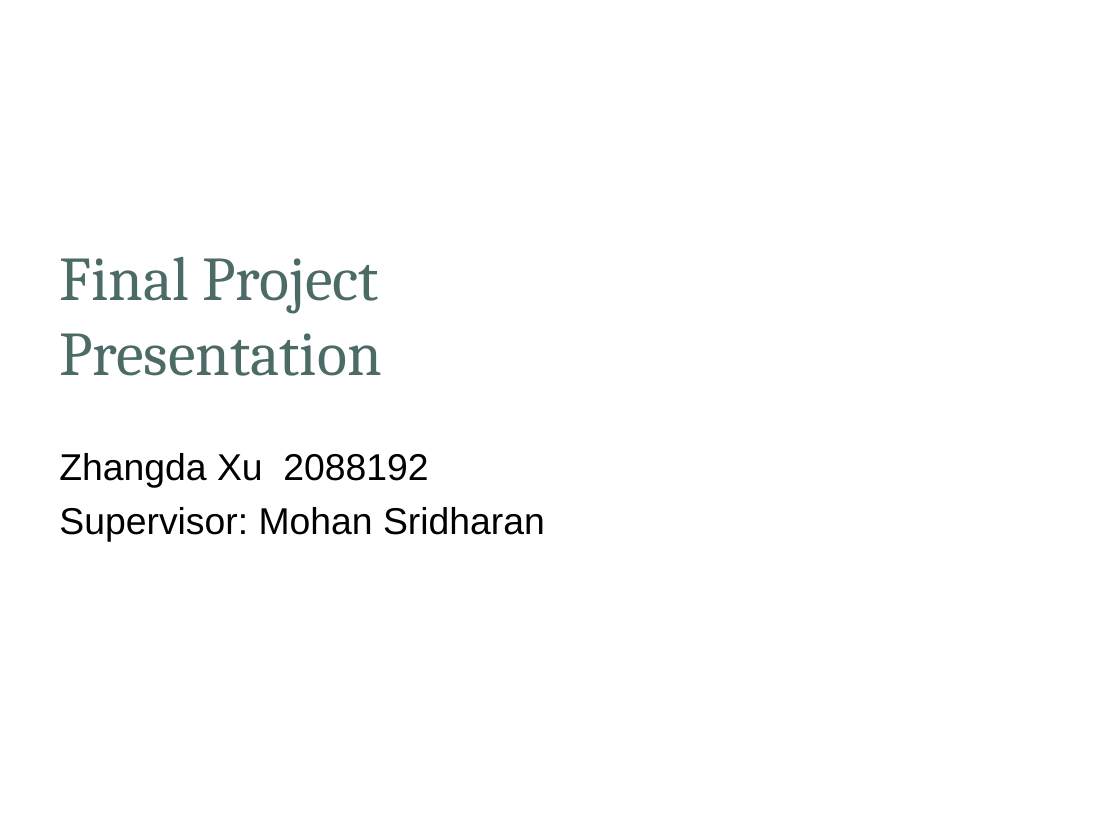
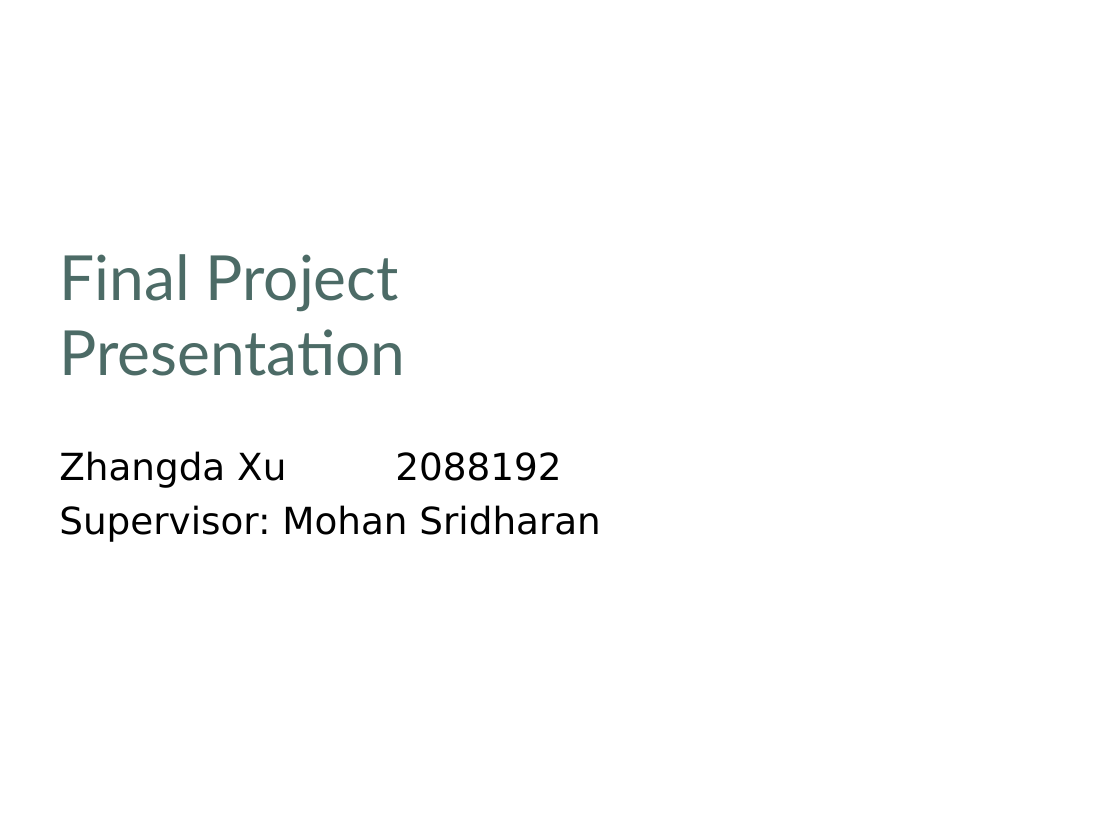
Before and after one commit to khulaifi95/ACS, a slide deck: slide 1 of Project/Presentation/Draft_Presentation.ppt. Drawn at 1120x840 pixels with LibreOffice and Linux fonts; fonts in the diff are those of the drawing; background and template pictures are left out. Boxes give left, top, right and bottom in pixels: in the first picture for what was removed or moved away, otherwise in the second. Text is boxed around its words. In the diff, an @@ line names an element or a change of style, - is before the commit and + after.

```diff
--- a/Project/Presentation/Draft_Presentation.ppt
+++ b/Project/Presentation/Draft_Presentation.ppt
@@ title "Final Project Presentation" at bbox=[60, 254, 406, 376]: font Cambria to Lato @@
@@ text "Zhangda Xu 2088192" at bbox=[59, 451, 600, 542]: font Arial to DejaVu Sans @@
```
Also in this commit, not shown: 1 other slide changed, 19 slides added, 1 slide removed.
